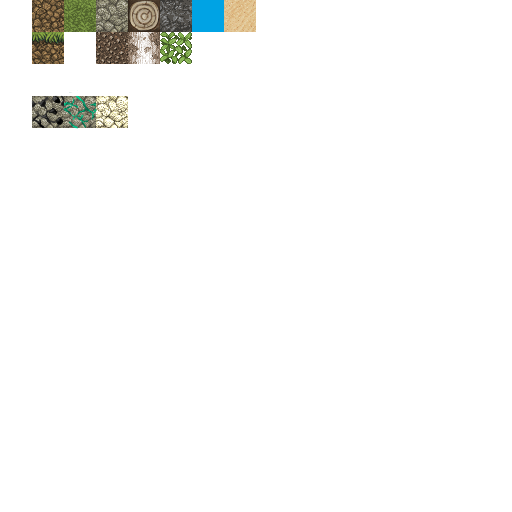
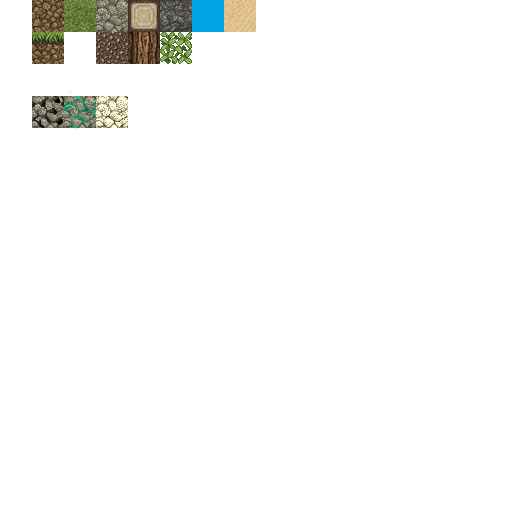
Before/after of a 512x512 layered artwork. What changed in the layer stack:
renamed "logtop" to "oak_log_top", moved it above "oak_log", painted on it over left=128, top=0, right=160, bottom=32
renamed "logside" to "oak_log", painted on it over left=128, top=32, right=160, bottom=64
